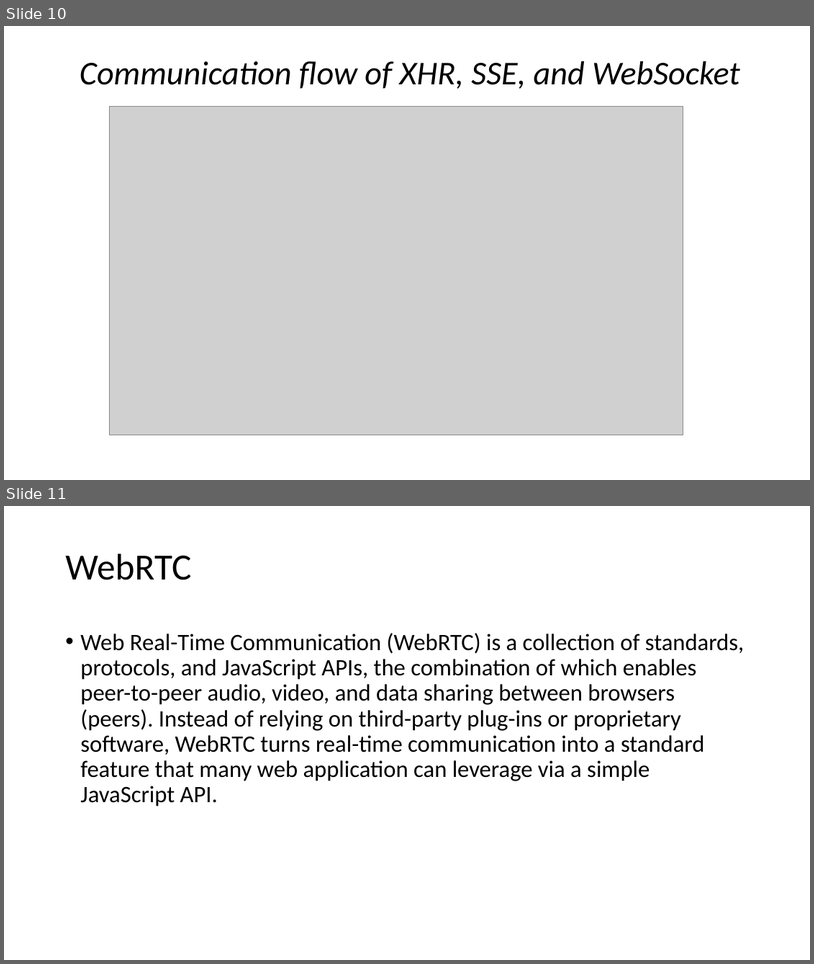
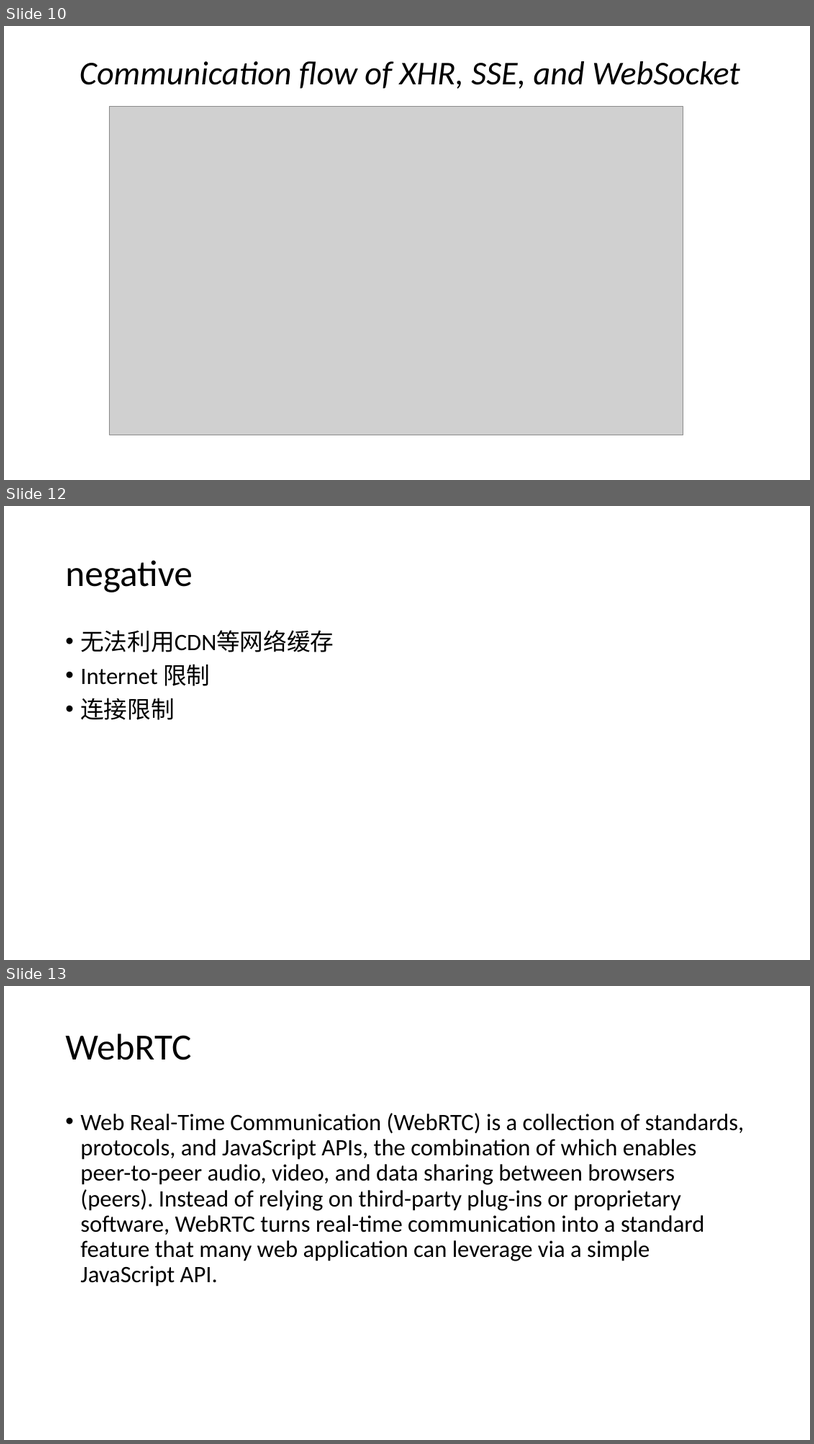
Before and after one commit to nkxiaochuan/BrowserNetworking, a slide deck: src/main/webapp/browser_networking.pptx. Shown one above the other, each under a label of ours: slides 10 and 11 before the commit, slides 10, 12 and 13 after it; the slides between them are not shown. The pictures are 814x964 and 814x1444 pixels, drawn with LibreOffice and Linux fonts; fonts in the diff are those of the drawing; grey boxes stand for pictures. Boxes give left, top, right and bottom in pixels: in the first picture for what was removed or moved away, otherwise in the second. Text is boxed around its words. In the diff, an @@ line names an element or a change of style, - is before the commit and + after.

```diff
--- a/src/main/webapp/browser_networking.pptx
+++ b/src/main/webapp/browser_networking.pptx
@@ slide 12 added at (4, 506, 810, 960), background #FFFFFF @@
@@ title added at (65, 560, 193, 592), 44 pt, text #000000 @@
+negative
@@ text added at (80, 630, 334, 720), 28 pt, text #000000 @@
+• 无法利用CDN等网络缓存
+• Internet 限制
+• 连接限制
@@ what was slide 11 is now slide 13 @@
```
Also in this commit, not shown: 1 slide changed, 1 other slide added.
